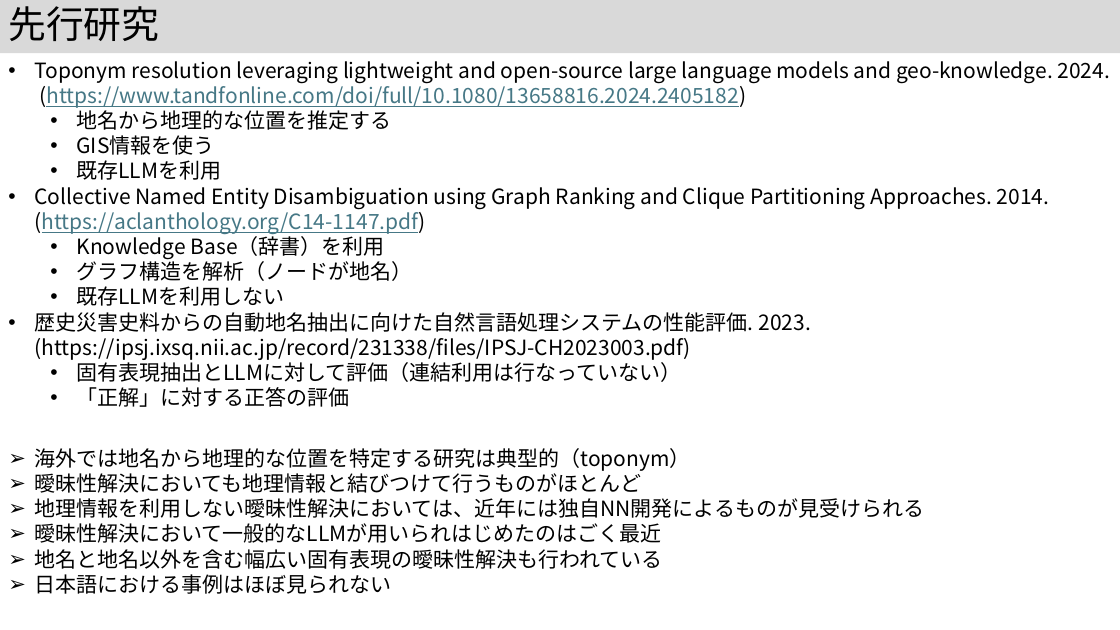
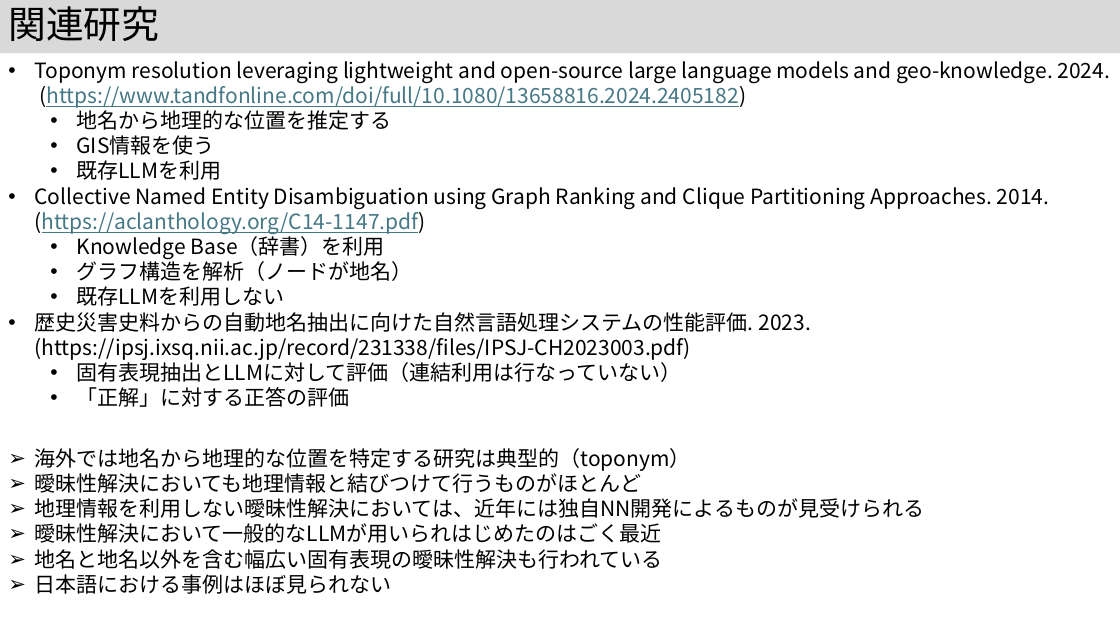
Before and after one commit to kouamano/nihongo-region-name-extract, a slide deck: slide 5 of jsik2026taikai.pptx (slide 6 before the commit). Drawn at 1120x630 pixels with LibreOffice and Linux fonts; fonts in the diff are those of the drawing. Boxes give left, top, right and bottom in pixels: in the first picture for what was removed or moved away, otherwise in the second. Text is boxed around its words. In the diff, an @@ line names an element or a change of style, - is before the commit and + after.

```diff
--- a/jsik2026taikai.pptx
+++ b/jsik2026taikai.pptx
@@ title at bbox=[8, 6, 159, 41]: text changed @@
-先行研究
+関連研究
```
Also in this commit, not shown: 2 other slides changed, 6 slides added, 1 other file.
